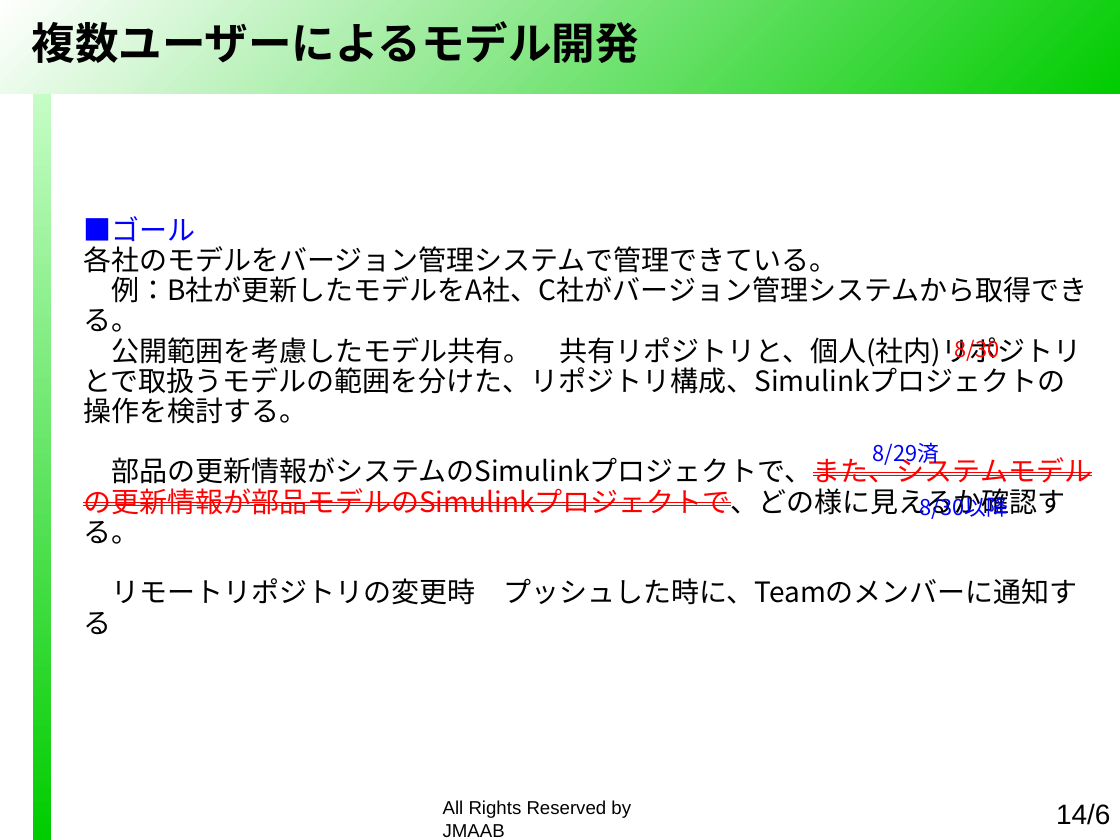
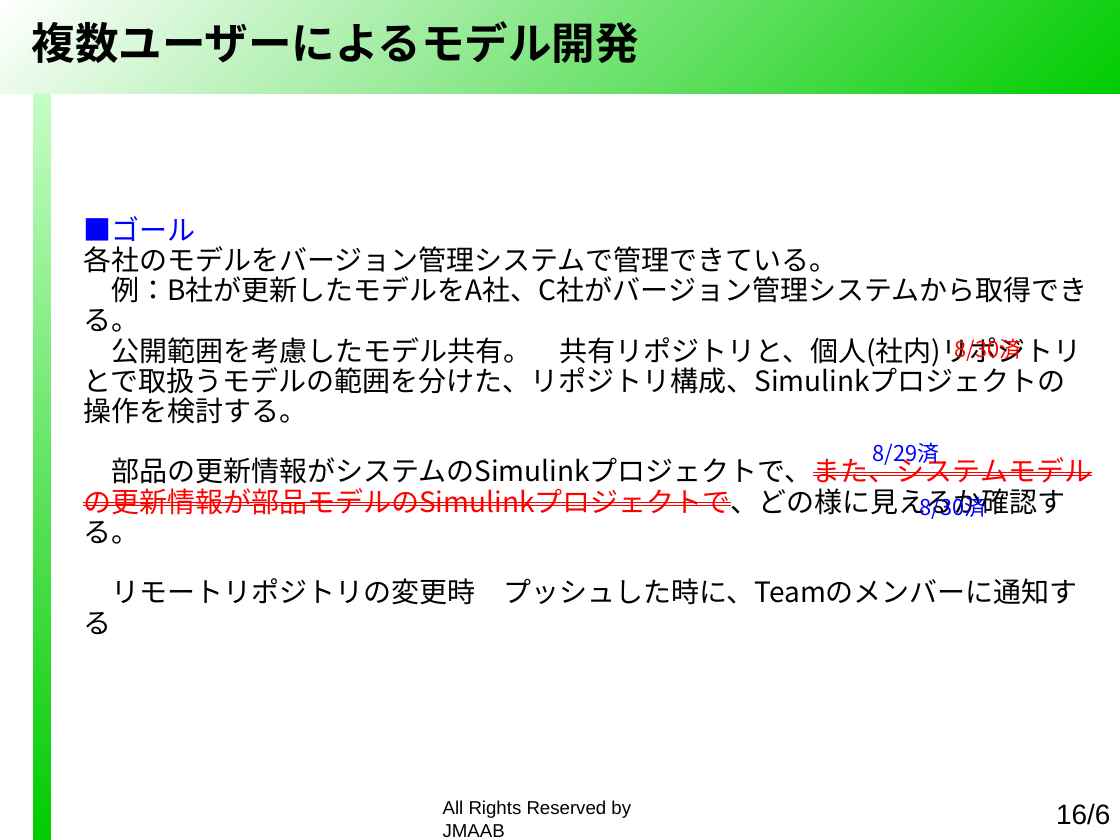
Before and after one commit to jmaab-coopctrl/HEV-model, a slide deck: slide 17 of Working/2019.8.29_協調制御モデル規格化WS2019第7回_議題案2.pptx (slide 15 before the commit). Drawn at 1120x840 pixels with LibreOffice and Linux fonts; fonts in the diff are those of the drawing; background and template pictures are left out. Boxes give left, top, right and bottom in pixels: in the first picture for what was removed or moved away, otherwise in the second. Text is boxed around its words. In the diff, an @@ line names an element or a change of style, - is before the commit and + after.

```diff
--- a/Working/2019.8.29_協調制御モデル規格化WS2019第7回_議題案2.pptx
+++ b/Working/2019.8.29_協調制御モデル規格化WS2019第7回_議題案2.pptx
@@ text at [954,337,1021,363]: text changed @@
-8/30
+8/30済
@@ text at [920,494,987,519]: text changed @@
-8/30以降
+8/30済
@@ page number at [1056,803,1110,825]: text changed @@
-14/6
+16/6
```
Also in this commit, not shown: 1 other slide changed, 2 slides added, 1 other file.
